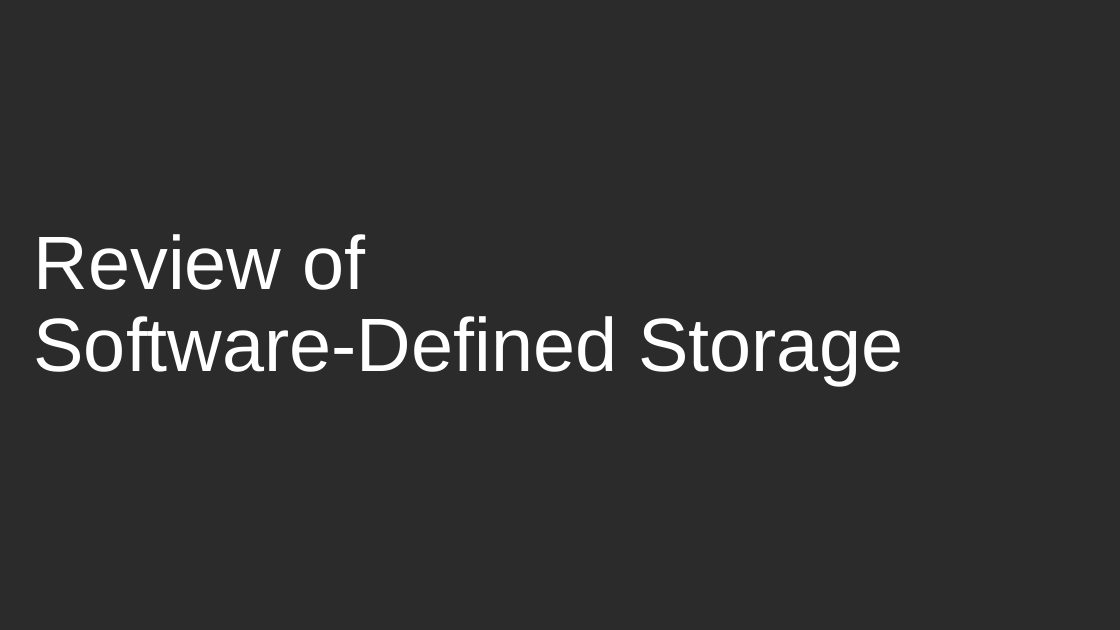
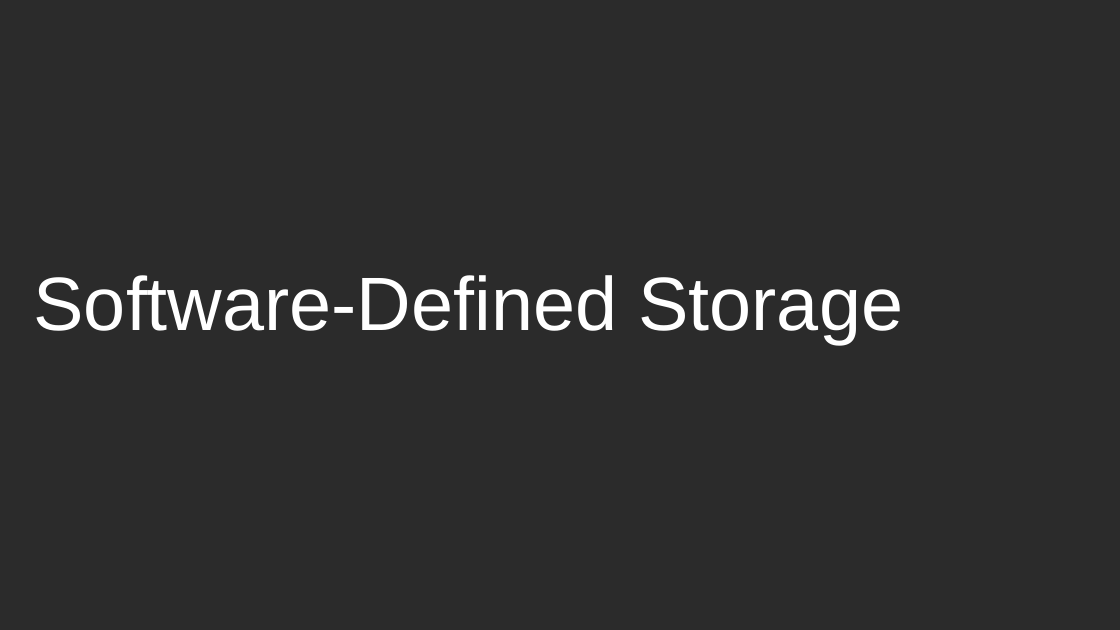
Before and after one commit to davidvonthenen/proposals, a slide deck: slide 3 of 2017_SCALE15/SCaLE-ConSchedAndSDSChangeCloud.pptx. Drawn at 1120x630 pixels with LibreOffice and Linux fonts; fonts in the diff are those of the drawing; background and template pictures are left out; a plain dark background stands for a picture behind light text. Boxes give left, top, right and bottom in pixels: in the first picture for what was removed or moved away, otherwise in the second. Text is boxed around its words. In the diff, an @@ line names an element or a change of style, - is before the commit and + after.

```diff
--- a/2017_SCALE15/SCaLE-ConSchedAndSDSChangeCloud.pptx
+++ b/2017_SCALE15/SCaLE-ConSchedAndSDSChangeCloud.pptx
@@ title at box(34, 275, 903, 344): text changed @@
-Review of
-Software-Defined Storage
+Software-Defined Storage
```
Also in this commit, not shown: 1 other slide changed, 1 other file.
